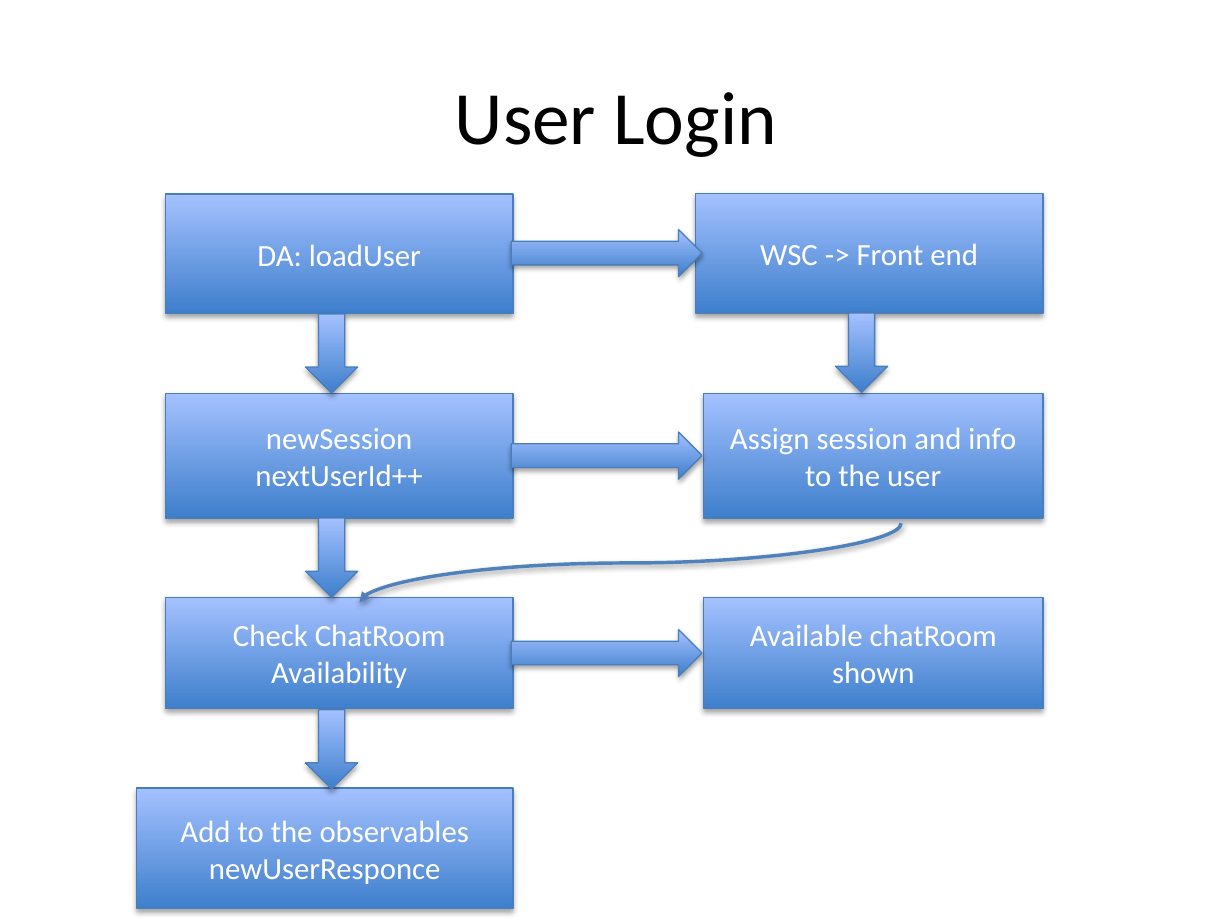
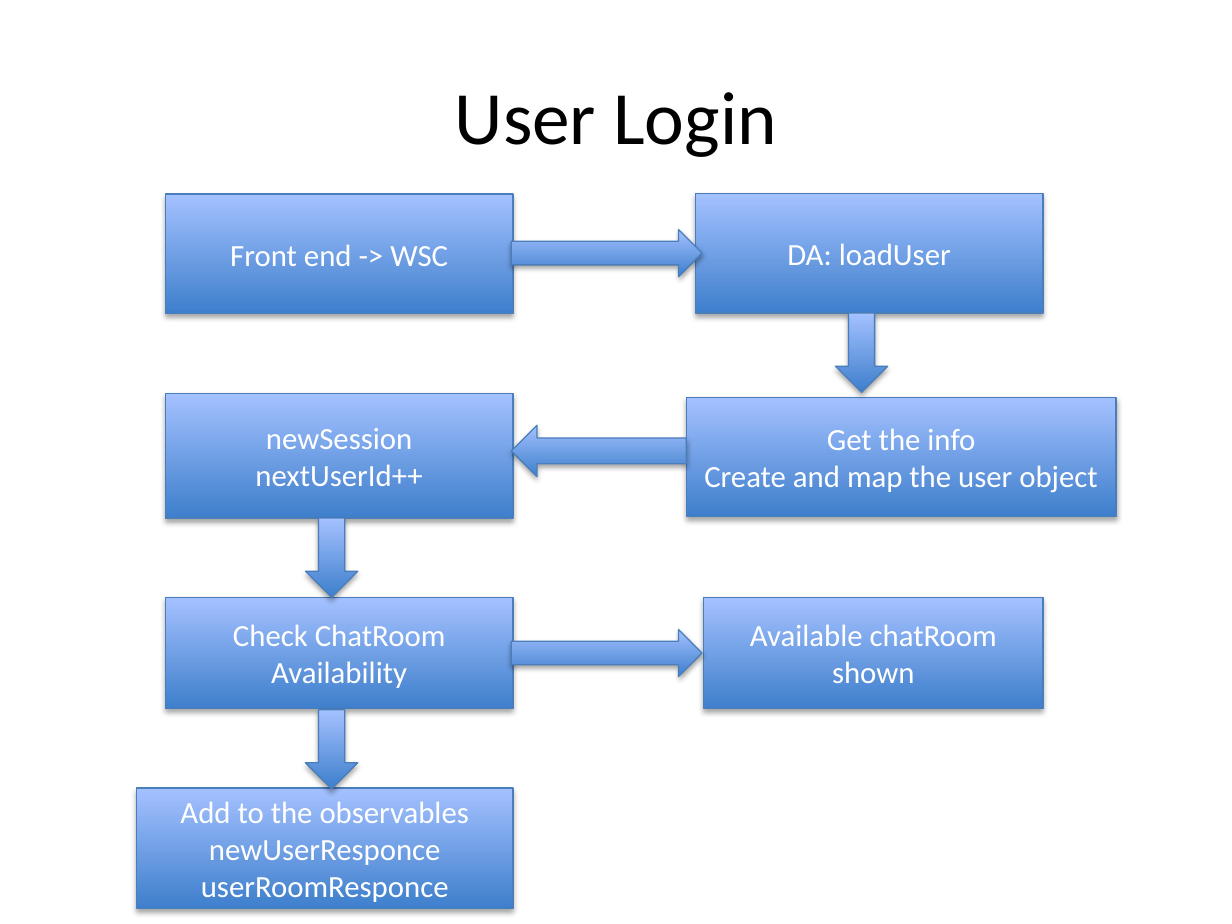
Before and after one commit to 11manu96/Final_CA, a slide deck: slide 5 of src/main/resources/final_CA_slides.pptx (slide 4 before the commit). Drawn at 1232x924 pixels with LibreOffice and Linux fonts; fonts in the diff are those of the drawing. Boxes give left, top, right and bottom in pixels: in the first picture for what was removed or moved away, otherwise in the second. Text is boxed around its words. In the diff, an @@ line names an element or a change of style, - is before the commit and + after.

```diff
--- a/src/main/resources/final_CA_slides.pptx
+++ b/src/main/resources/final_CA_slides.pptx
@@ text in rectangle at (x1=230, y1=244, x2=448, y2=266): text changed @@
-DA: loadUser
+Front end -> WSC
@@ text in rectangle at (x1=787, y1=243, x2=951, y2=265): text changed @@
-WSC -> Front end
+DA: loadUser
@@ down arrow removed at (x1=306, y1=314, x2=357, y2=393) @@
@@ rectangle "Get the info" resized from (x1=703, y1=393, x2=1042, y2=517) to (x1=686, y1=397, x2=1116, y2=516) @@
@@ left arrow resized from (x1=511, y1=432, x2=702, y2=479) to (x1=511, y1=425, x2=686, y2=477) @@
@@ left arrow at (x1=511, y1=425, x2=686, y2=477): right arrow to left arrow @@
@@ text in rectangle at (x1=704, y1=428, x2=1097, y2=492): text changed @@
-Assign session and info to the user
+Get the info
+Create and map the user object
@@ curved arrow removed from (902, 524) to (360, 602) @@
@@ text in rectangle at (x1=201, y1=877, x2=449, y2=902): paragraph added @@
+userRoomResponce
```
Also in this commit, not shown: 5 other slides changed, 2 slides added, 9 slides removed.
